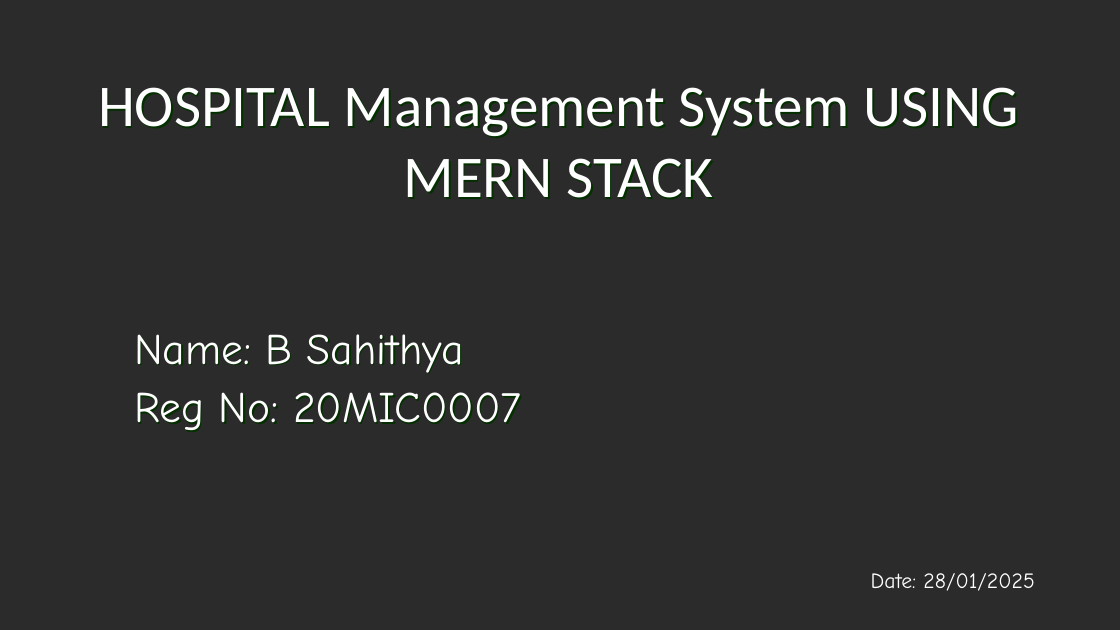
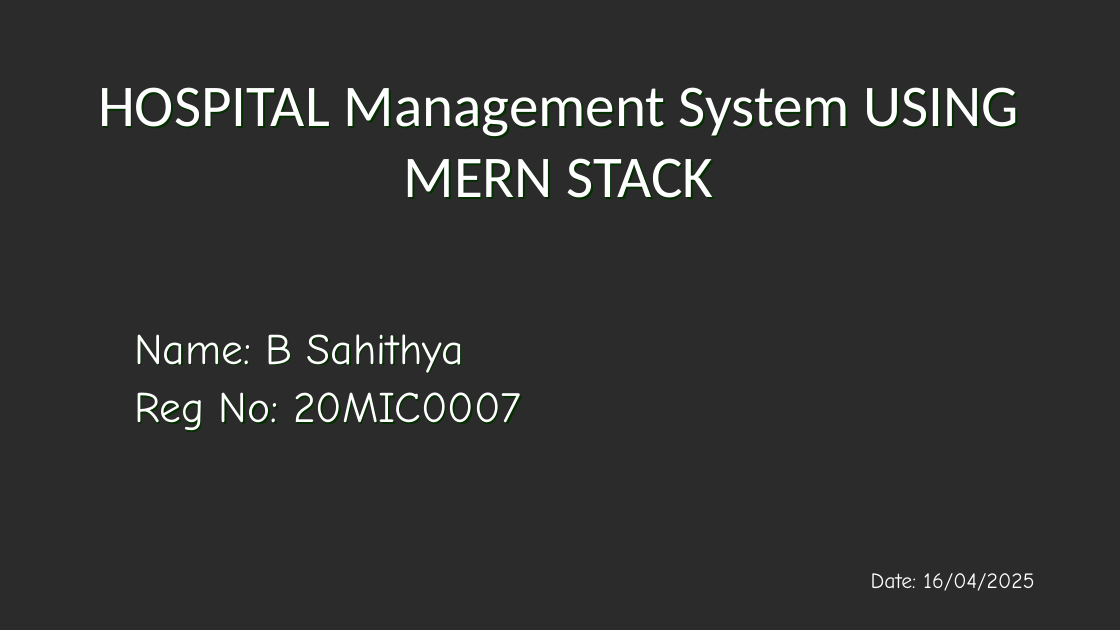
Before and after one commit to Sahithya132002/Final-Year-Project, a slide deck: slide 1 of Review 2.pptx. Drawn at 1120x630 pixels with LibreOffice and Linux fonts; fonts in the diff are those of the drawing; background and template pictures are left out; a plain dark background stands for a picture behind light text. Boxes give left, top, right and bottom in pixels: in the first picture for what was removed or moved away, otherwise in the second. Text is boxed around its words. In the diff, an @@ line names an element or a change of style, - is before the commit and + after.

```diff
--- a/Review 2.pptx
+++ b/Review 2.pptx
@@ text at box(871, 573, 1034, 591): text changed @@
-Date: 28/01/2025
+Date: 16/04/2025
```
Also in this commit, not shown: 12 other slides changed, 7 slides added, 3 slides removed, 4 other files.
